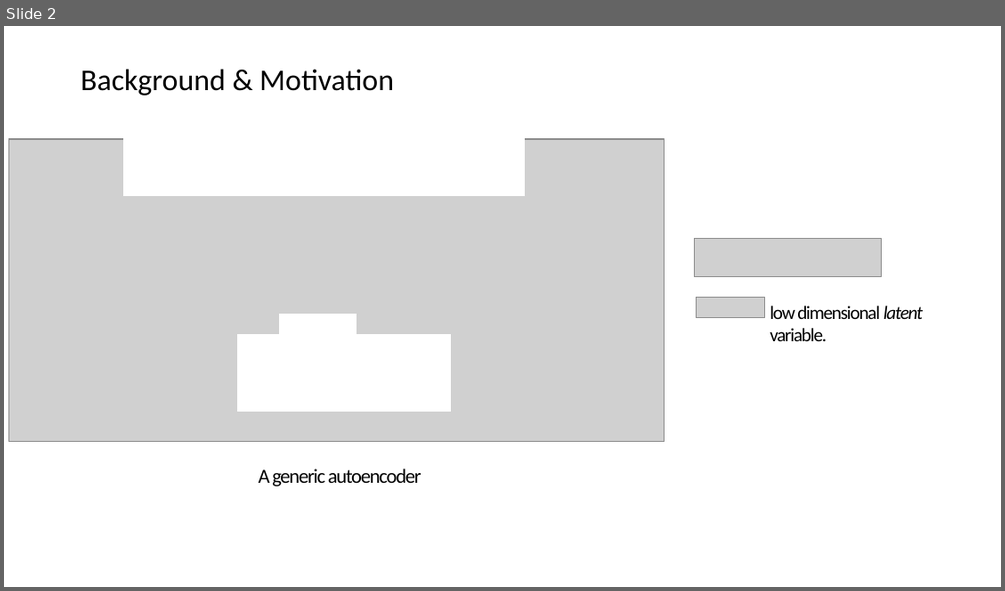
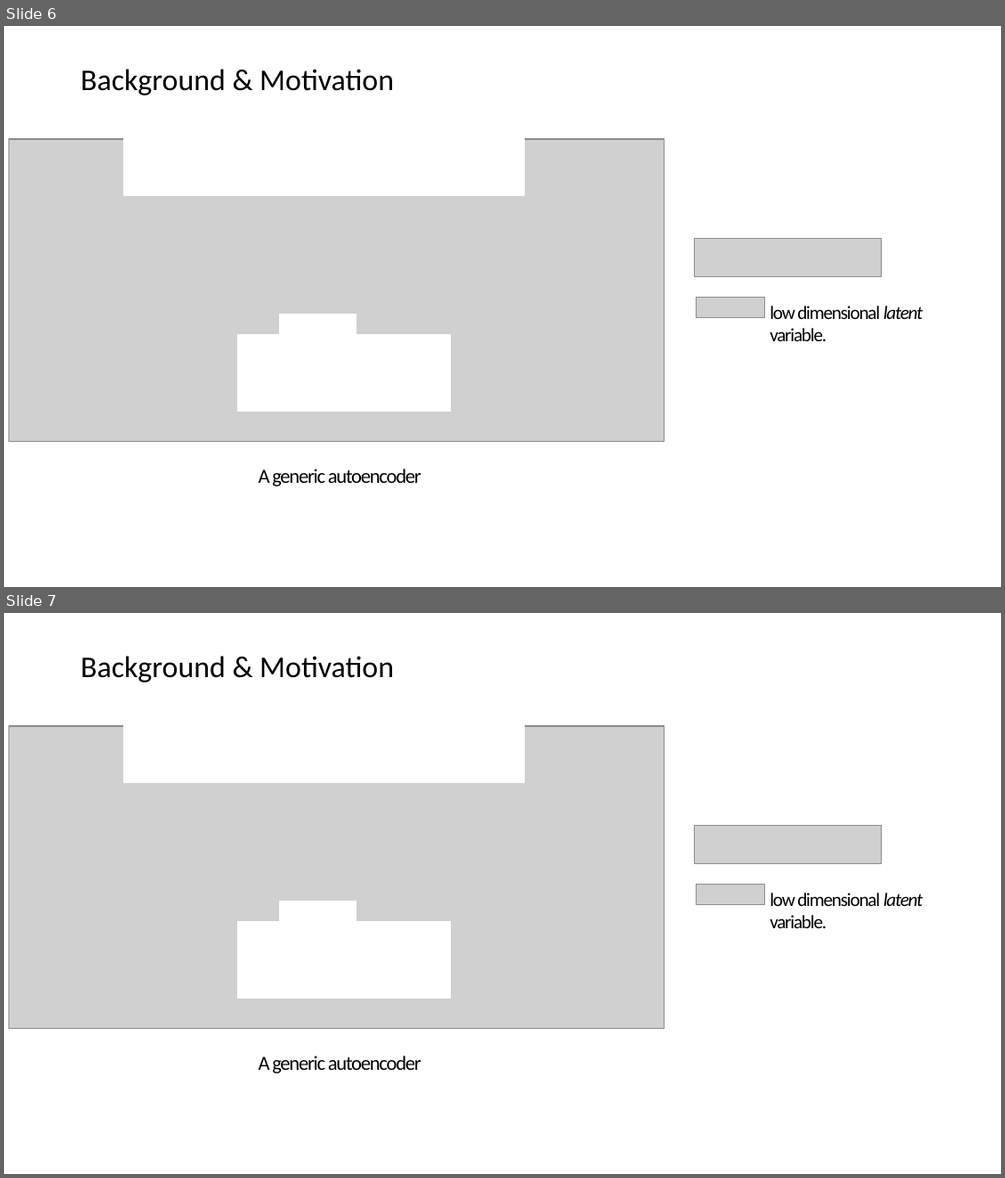
Before and after one commit to Depersonalizc/daily-load-clustering, a slide deck: presentation.pptx. Shown one above the other, each under a label of ours: slide 2 before the commit, slides 6 and 7 after it. The pictures are 1005x591 and 1005x1178 pixels, drawn with LibreOffice and Linux fonts; fonts in the diff are those of the drawing; grey boxes stand for pictures. Boxes give left, top, right and bottom in pixels: in the first picture for what was removed or moved away, otherwise in the second. Text is boxed around its words. In the diff, an @@ line names an element or a change of style, - is before the commit and + after.

```diff
--- a/presentation.pptx
+++ b/presentation.pptx
@@ slide 7 added at (4,613,1001,1174), background #FFFFFF @@
@@ text added at (81,656,394,682), 24 pt, text #000000 @@
+Background & Motivation
@@ picture added at (8,726,664,1030) @@
@@ rectangle added at (123,726,524,782), fill #FFFFFF, outline #FFFFFF 0 pt @@
@@ picture added at (694,826,882,865) @@
@@ rectangle added at (279,901,356,958), fill #FFFFFF, outline #FFFFFF 0 pt @@
@@ picture added at (697,884,765,904) @@
@@ text added at (769,892,922,928), 15 pt, text #000000 @@
+low dimensional latent variable.
@@ rectangle added at (237,922,450,998), fill #FFFFFF, outline #FFFFFF 0 pt @@
@@ text added at (259,1055,421,1073), 16 pt, text #000000 @@
+A generic autoencoder
@@ what was slide 2 is now slide 6 @@
```
Also in this commit, not shown: 3 slides changed, 7 other slides added, 1 slide removed, 12 other files.
